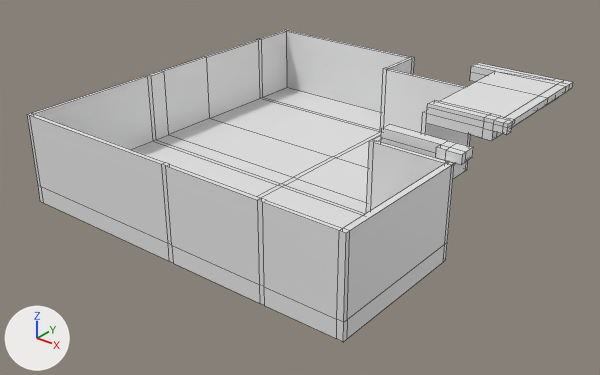
What one commit did to the Blender file Assets/House.blend.
One viewpoint serves both versions: a 50 mm lens placed at (59.6, -133.6, 78.7), pointed at (-40.1, -9.0, 1.4). The lights are fixed; the arrows at lower left show +X, +Y and +Z. The older version comes first. Mesh edges are drawn as thin lines.

Names of what the first picture shows: 'House', 'LFront roof holder', 'RRoof holder/front porch roof'.
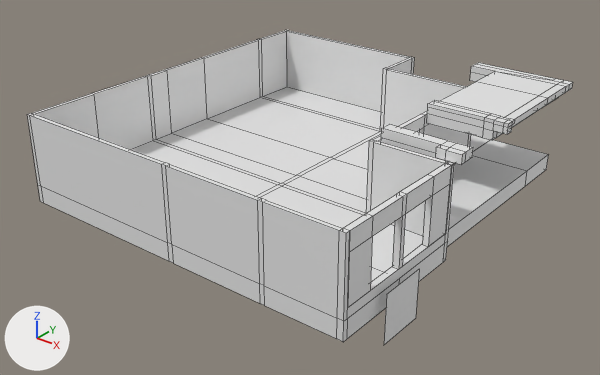
Pixel boxes (x1, y1, x2, y2) of what changed, in the pictures (600 x 375 px; the box of a moved part takes in the faces that stretch with it):
'Front porch', shown: after (447, 135, 549, 247)
'Plane', added: after (384, 269, 419, 345)
part 1 of me_cube_024, moved or reshaped: (34, 55, 470, 330) in both

Diff of the bpy script that builds the scene:
```diff
--- a/Assets/House.blend.py
+++ b/Assets/House.blend.py
@@ me_cube_024 @@
 # used by ob_house; location = (-2.8, -14.6, 1.1)
-me_cube_024.from_pydata(...)  # 204 vertices, 202 faces; spans x -77.2..1.0, y -31.4..49.7, z -1.0..18.5
+me_cube_024.from_pydata(...)  # 288 vertices, 282 faces; spans x -77.2..1.0, y -31.4..49.7, z -1.0..18.5
+# me_cube_024 part 1: 84 vertices moved from x -77.2..1.0, y -31.4..49.7, z -1.0..18.5 to x -77.2..1.0, y -31.4..49.7, z -1.0..18.4; 2 vertices removed from x -16.2..-15.2, y 4.6, z 18.3; 86 vertices added at x -77.2..1.0, y -30.5..38.6, z -1.0..18.4
@@ me_plane @@
+me_plane.from_pydata([(-5.0, -5.0, 0.0), (5.0, -5.0, 0.0), (-5.0, 5.0, 0.0), (5.0, 5.0, 0.0)], [], [(0, 1, 3, 2)])
@@ ob_front_porch @@
 ob_front_porch.location = (-5.0, 0.0, 0.0)
-ob_front_porch.hide_set(True)
@@ ob_plane @@
+ob_plane = bpy.data.objects.new('Plane', me_plane)
+ob_plane.location = (0.0, -31.8, 0.0)
+ob_plane.rotation_euler = (0.0, 1.571, 0.0)  # degrees (0, 90, 0)
```
